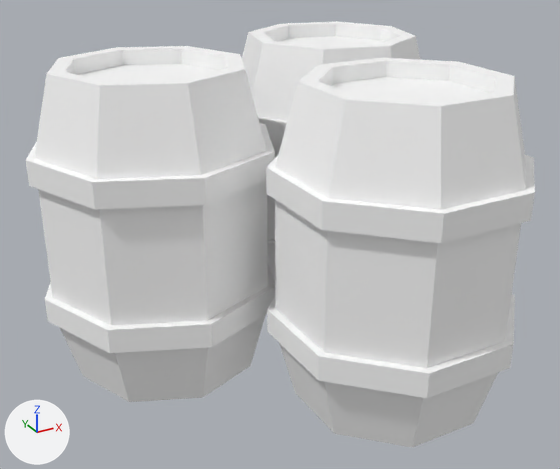
What one commit did to the glTF model assets/synty/simple_fantasy_interiors/models/SM_Prop_Barrel_03.glb.
Rendered twice from a 50 mm camera at (-0.02, -0.0357, 0.0254) aimed at (-0.0005, -0.0002, 0.0077). Arrows for +X, +Y and +Z are at lower left; the lights stay in place.

Script lines for the objects in view, before the commit:
```python
mat_lambert1 = principled_material('lambert1')
mat_lambert1.base_color = (1.0, 1.0, 1.0)  # white #ffffff
mat_lambert1.roughness = 0.553
me_mesh = bpy.data.meshes.new('Mesh')
me_mesh.from_pydata(...)  # 342 vertices, 672 faces; spans x -0.0133..0.0133, y -0.0128..0.0128, z 0.0..0.0174
me_mesh.materials.append(mat_lambert1)  # white #ffffff
ob_sm_prop_barrel_03 = bpy.data.objects.new('SM_Prop_Barrel_03', me_mesh)
ob_sm_prop_barrel_03.location = (0.0, 0.0, 0.0)
```
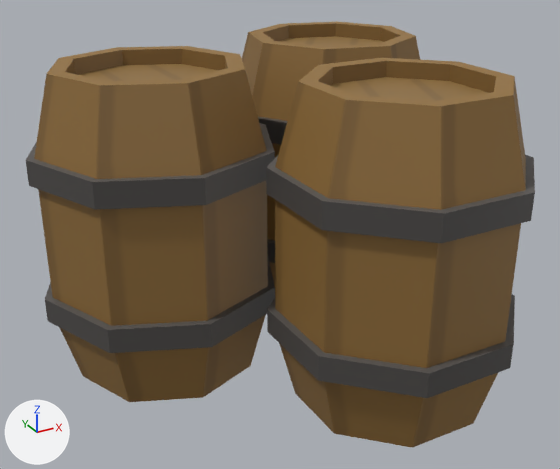
Changed parts and their boxes [x1, y1, x2, y2] in the pictures (560 x 469 px):
```json
{"object": "SM_Prop_Barrel_03", "change": "surface changed", "before": [26, 21, 535, 448], "after": [26, 21, 535, 448], "on screen": "white to brown"}
```

Scene script edits in JSON lines:
```json
{"op": "add", "block": "img_simplefantasyinteriorstexture", "code": ["img_simplefantasyinteriorstexture = load_image('SimpleFantasyInteriorsTexture', '_unpacked/SimpleFantasyInteriorsTexture', 1024, 1024, 'sRGB')"]}
{"op": "remove", "block": "mat_lambert1", "code": "mat_lambert1.base_color = (1.0, 1.0, 1.0)  # white #ffffff"}
{"op": "add", "block": "mat_lambert1", "code": "mat_lambert1.texture = img_simplefantasyinteriorstexture"}
```
